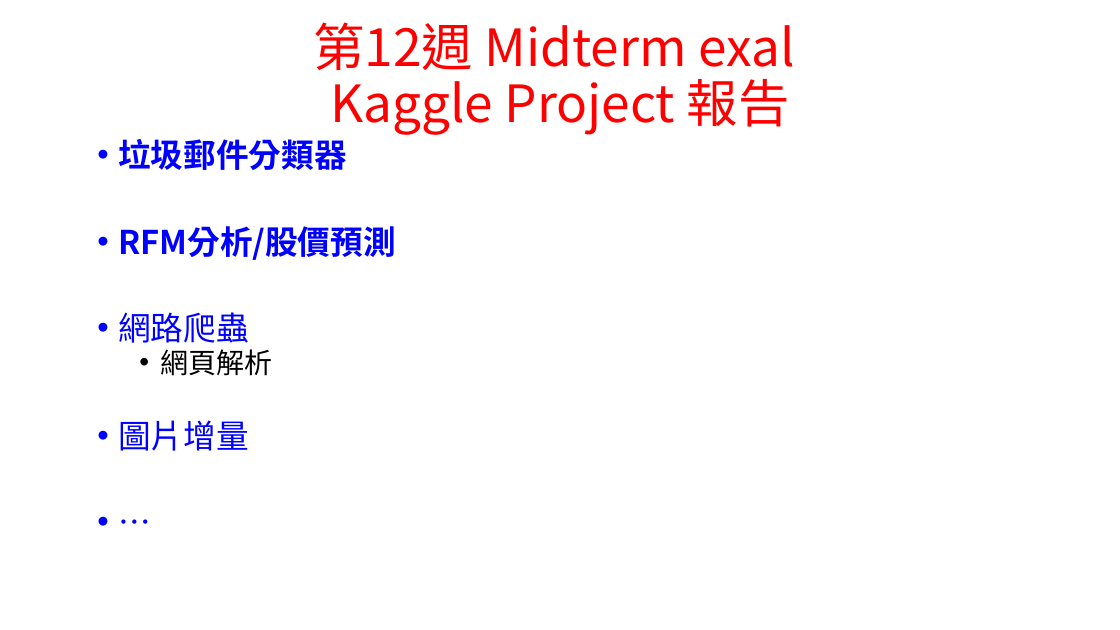
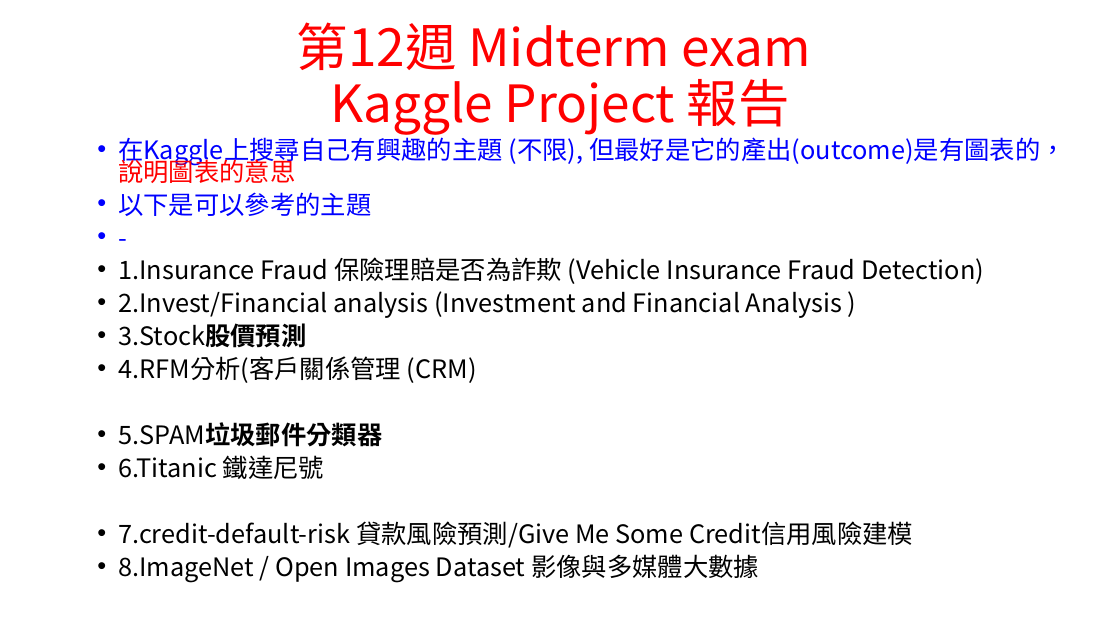
Before and after one commit to chih-chengwu/Chinese_Big_Data_Analysis_for_intelligence_medical_MD, a slide deck: slide 5 of 0.課堂規定及評量標準.pptx. Drawn at 1120x630 pixels with LibreOffice and Linux fonts; fonts in the diff are those of the drawing. Boxes give left, top, right and bottom in pixels: in the first picture for what was removed or moved away, otherwise in the second. Text is boxed around its words. In the diff, an @@ line names an element or a change of style, - is before the commit and + after.

```diff
--- a/0.課堂規定及評量標準.pptx
+++ b/0.課堂規定及評量標準.pptx
@@ title at (297, 22, 811, 135): text changed @@
-第12週 Midterm exal
-Kaggle Project 報告
+第12週 Midterm exam
+Kaggle Project 報告
@@ text at (118, 134, 1066, 583): text changed; size 28 to 21.7 pt; text colour #0000FF to #000000; bold off @@
-• 垃圾郵件分類器
-• RFM分析/股價預測
-• 網路爬蟲
-  • 網頁解析
-• 圖片增量
-• …
+• 在Kaggle上搜尋自己有興趣的主題 (不限), 但最好是它的產出(outcome)是有圖表的，說明圖表的意思
+• 以下是可以參考的主題
+• -
+• 1.Insurance Fraud 保險理賠是否為詐欺 (Vehicle Insurance Fraud Detection)
+• 2.Invest/Financial analysis (Investment and Financial Analysis )
+• 3.Stock股價預測
+• 4.RFM分析(客戶關係管理 (CRM)
+• 5.SPAM垃圾郵件分類器
+• 6.Titanic 鐵達尼號
+• 7.credit-default-risk 貸款風險預測/Give Me Some Credit信用風險建模
+• 8.ImageNet / Open Images Dataset 影像與多媒體大數據
```
Also in this commit, not shown: 4 other slides changed, 2 other files.
